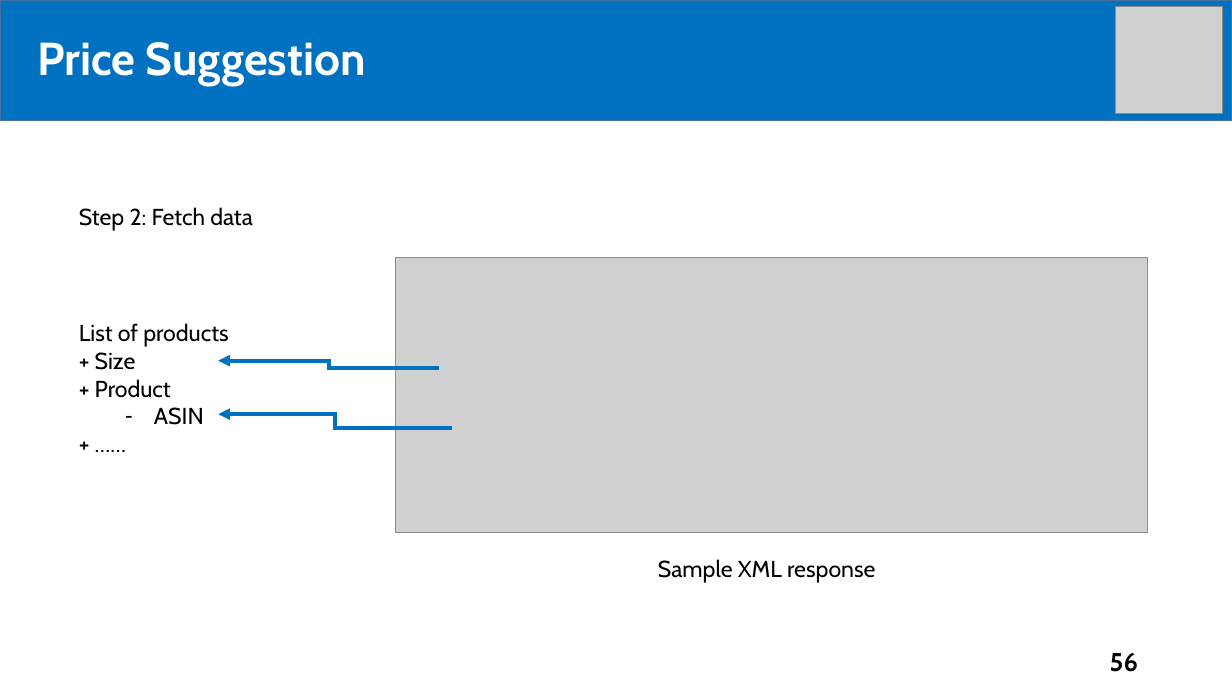
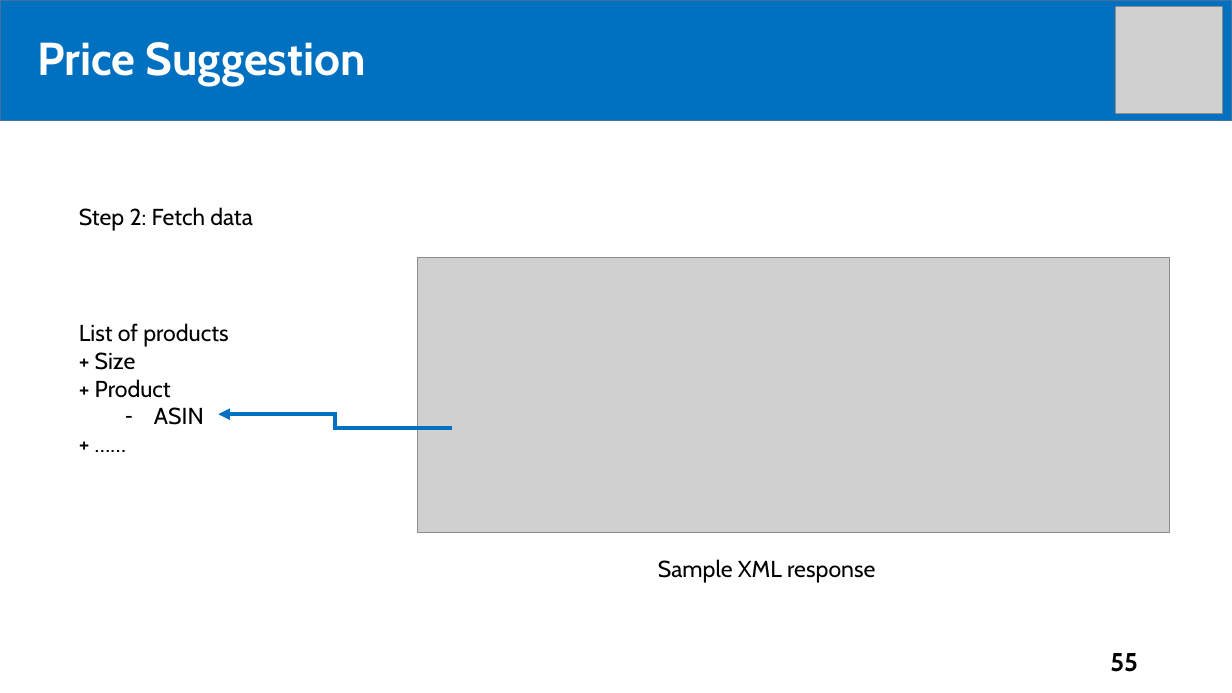
Before and after one commit to tiendan3108/CP, a slide deck: slide 55 of Source/Presentation/PreFinalPresentation.pptx (slide 56 before the commit). Drawn at 1232x693 pixels with LibreOffice and Linux fonts; fonts in the diff are those of the drawing; grey boxes stand for pictures. Boxes give left, top, right and bottom in pixels: in the first picture for what was removed or moved away, otherwise in the second. Text is boxed around its words. In the diff, an @@ line names an element or a change of style, - is before the commit and + after.

```diff
--- a/Source/Presentation/PreFinalPresentation.pptx
+++ b/Source/Presentation/PreFinalPresentation.pptx
@@ picture: place and size @@
-picture at box(396, 257, 1148, 532)
+picture at box(418, 257, 1169, 532)
@@ elbow arrow removed from (440, 368) to (218, 360) @@
@@ page number at box(1110, 653, 1138, 672): text changed @@
-56
+55
```
Also in this commit, not shown: 1 other slide changed.
